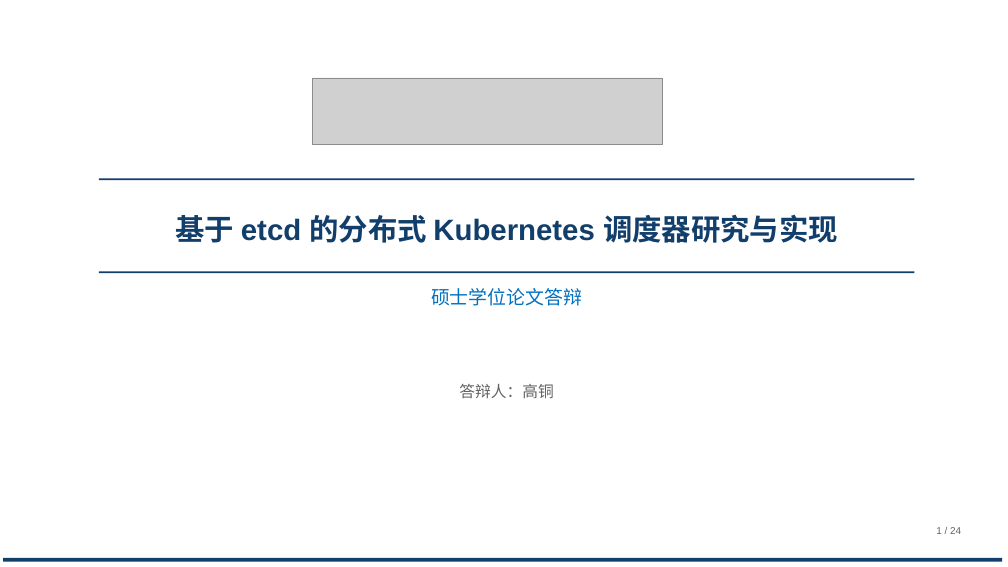
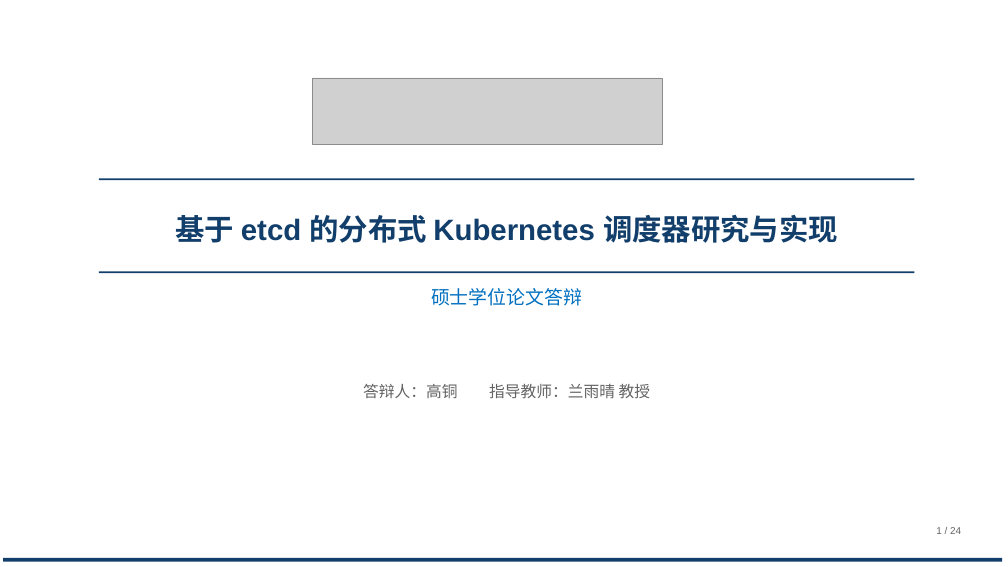
Before and after one commit to tengfei86/godel-scheduler, a slide deck: slide 1 of docs/thesis/defense/答辩PPT-北航模板版.pptx. Drawn at 1008x567 pixels with LibreOffice and Linux fonts; fonts in the diff are those of the drawing; grey boxes stand for pictures. Boxes give left, top, right and bottom in pixels: in the first picture for what was removed or moved away, otherwise in the second. Text is boxed around its words. In the diff, an @@ line names an element or a change of style, - is before the commit and + after.

Commit message:
docs(thesis): 封面与致谢页补指导教师「兰雨晴 教授」

```diff
--- a/docs/thesis/defense/答辩PPT-北航模板版.pptx
+++ b/docs/thesis/defense/答辩PPT-北航模板版.pptx
@@ text at bbox=[363, 384, 650, 398]: text changed @@
-答辩人：高铜
+答辩人：高铜 指导教师：兰雨晴 教授
```
Also in this commit, not shown: 1 other slide changed, 2 other files.
